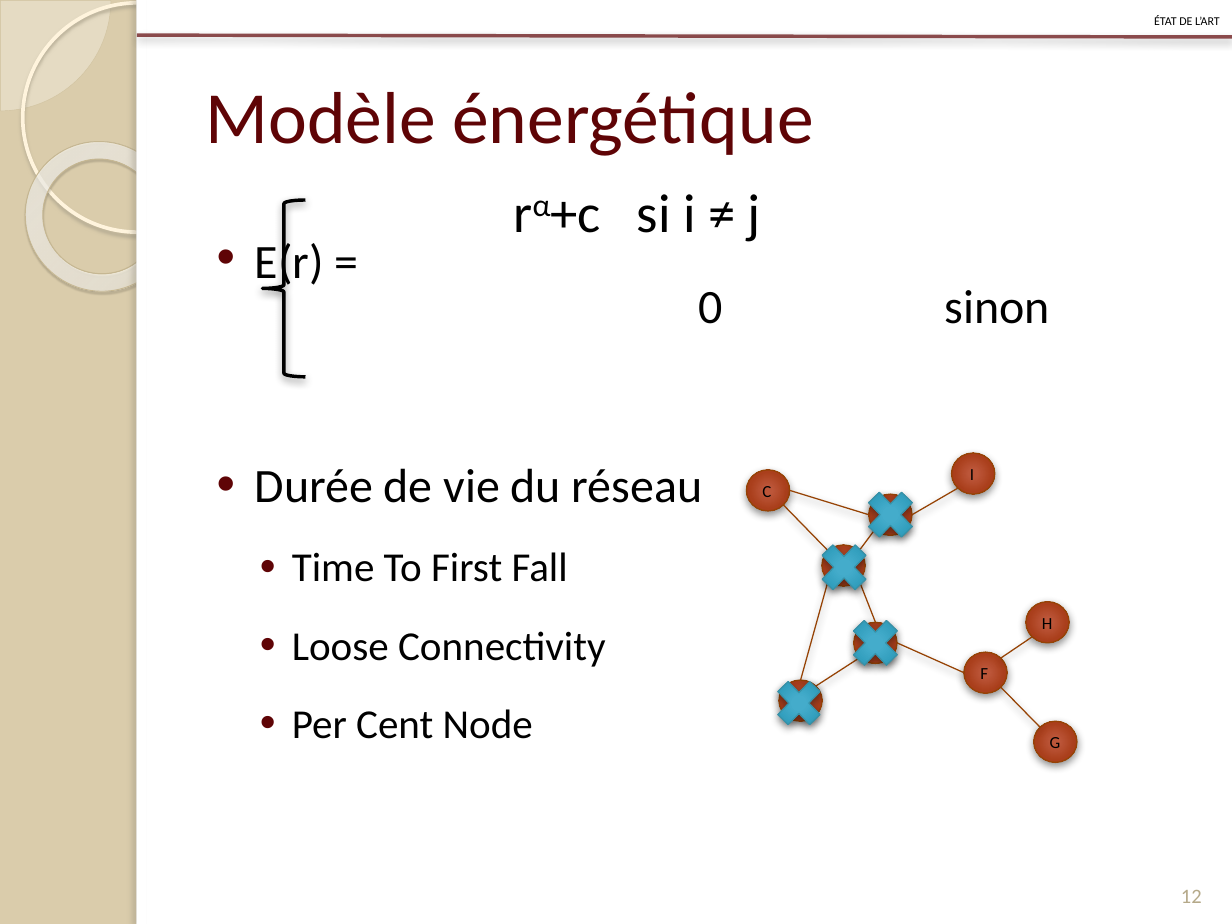
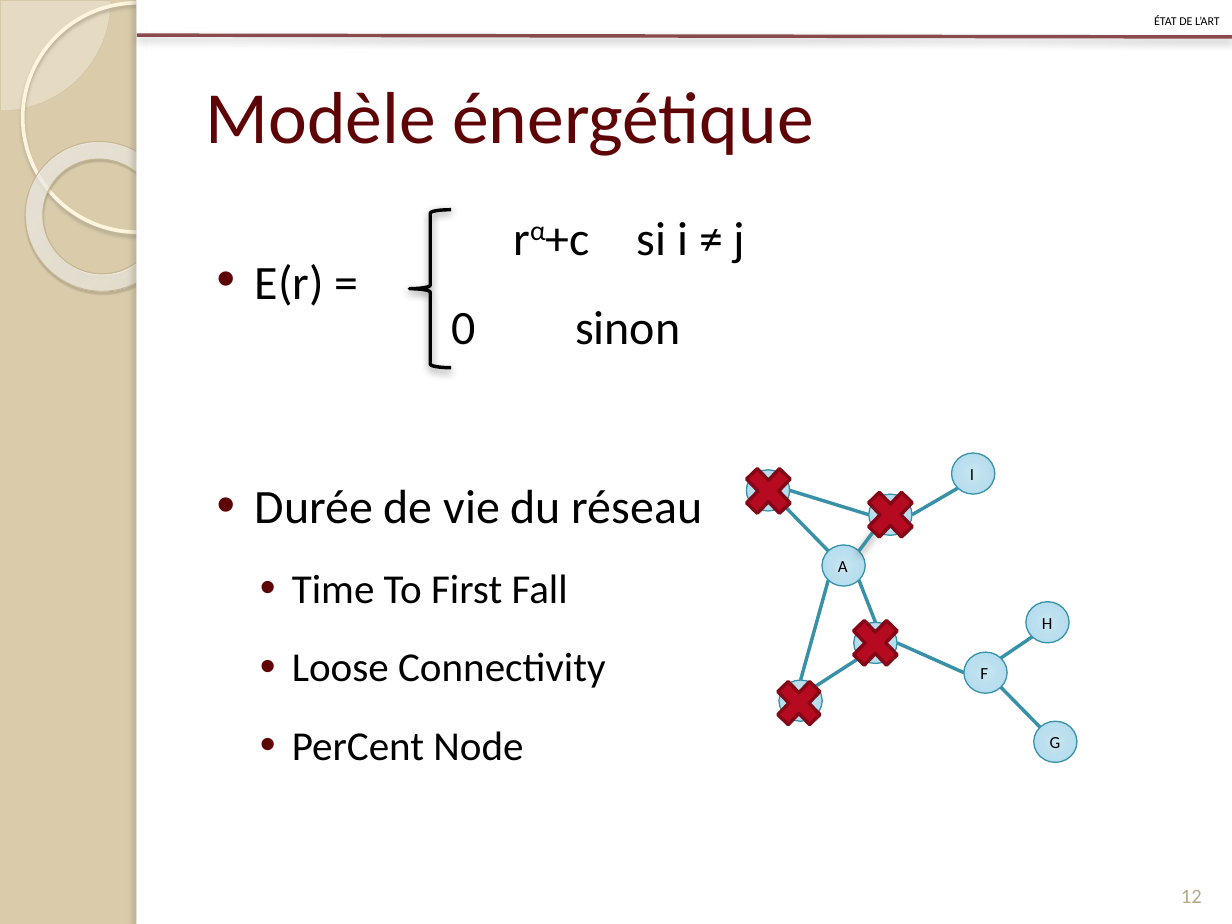
Before and after one commit to Patre/Energy-saving-in-sensors--networks, a slide deck: slide 12 of Redaction/Presentation/pres.pptx. Drawn at 1232x924 pixels with LibreOffice and Linux fonts; fonts in the diff are those of the drawing. Boxes give left, top, right and bottom in pixels: in the first picture for what was removed or moved away, otherwise in the second. Text is boxed around its words. In the diff, an @@ line names an element or a change of style, - is before the commit and + after.

```diff
--- a/Redaction/Presentation/pres.pptx
+++ b/Redaction/Presentation/pres.pptx
@@ left brace: place and size @@
-left brace at (262, 200, 306, 376)
+left brace at (409, 209, 451, 367)
@@ text "rα+c si i ≠ j": place and size @@
-text "rα+c si i ≠ j" at (255, 194, 761, 739)
+text "rα+c si i ≠ j" at (255, 222, 745, 761)
@@ text at (546, 222, 745, 264): size 32 to 28 pt in "rα+c si i ≠ j" @@
@@ fill gradient #45ACCC to #45ACCB to #2B9AB9 to #1C8AA7 to #0E89A7 to #B50A20; outline #3891A7 0.75 pt to #860718 2 pt; shadow off in 4 elements at (844, 610, 907, 675), (859, 482, 922, 547), (769, 671, 830, 736), (737, 458, 800, 524) @@
@@ cross: place and size @@
-cross at (812, 535, 875, 600)
+cross at (737, 458, 800, 524)
@@ text in ellipse at (762, 486, 771, 497): text removed @@
-C
@@ line (784, 505) - (828, 551): stroke #964305 0.75 pt to #3891A7 2 pt @@
@@ line (869, 515) - (790, 490): stroke #964305 0.75 pt to #3891A7 2 pt @@
@@ line (912, 515) - (958, 488): stroke #964305 0.75 pt to #3891A7 2 pt @@
@@ line (859, 551) - (875, 530): stroke #964305 0.75 pt to #3891A7 2 pt @@
@@ text in ellipse at (838, 561, 848, 572): text added @@
+A
@@ line (828, 580) - (801, 680): stroke #964305 0.75 pt to #3891A7 2 pt @@
@@ line (859, 580) - (876, 622): stroke #964305 0.75 pt to #3891A7 2 pt @@
@@ fill gradient #BD583A to #BC573A to #AB411C to #9C3308 to #7E3600 to gradient #C9E6F2 to #BBE0EF to #A4D8ED to #9BD7EE; outline #964305 0.75 pt to #3891A7 0.75 pt; shadow off in 9 elements at (963, 652, 1007, 692), (1034, 721, 1077, 761), (1026, 601, 1069, 642), (951, 453, 994, 494), (869, 494, 912, 535), (779, 680, 822, 721), (822, 545, 865, 585), (747, 469, 790, 510), (854, 622, 897, 663) @@
@@ line (816, 686) - (860, 658): stroke #964305 0.75 pt to #3891A7 2 pt @@
@@ text in ellipse at (870, 654, 878, 655): text removed @@
-E
@@ line (897, 643) - (963, 673): stroke #964305 0.75 pt to #3891A7 2 pt @@
@@ line (1000, 658) - (1032, 637): stroke #964305 0.75 pt to #3891A7 2 pt @@
@@ line (1000, 687) - (1040, 727): stroke #964305 0.75 pt to #3891A7 2 pt @@
@@ text at (292, 731, 523, 761): spaces changed @@
-  • Per Cent Node
+  • PerCent Node
```
Also in this commit, not shown: 12 other slides changed, 10 slides added, 4 slides removed, 8 other files.
